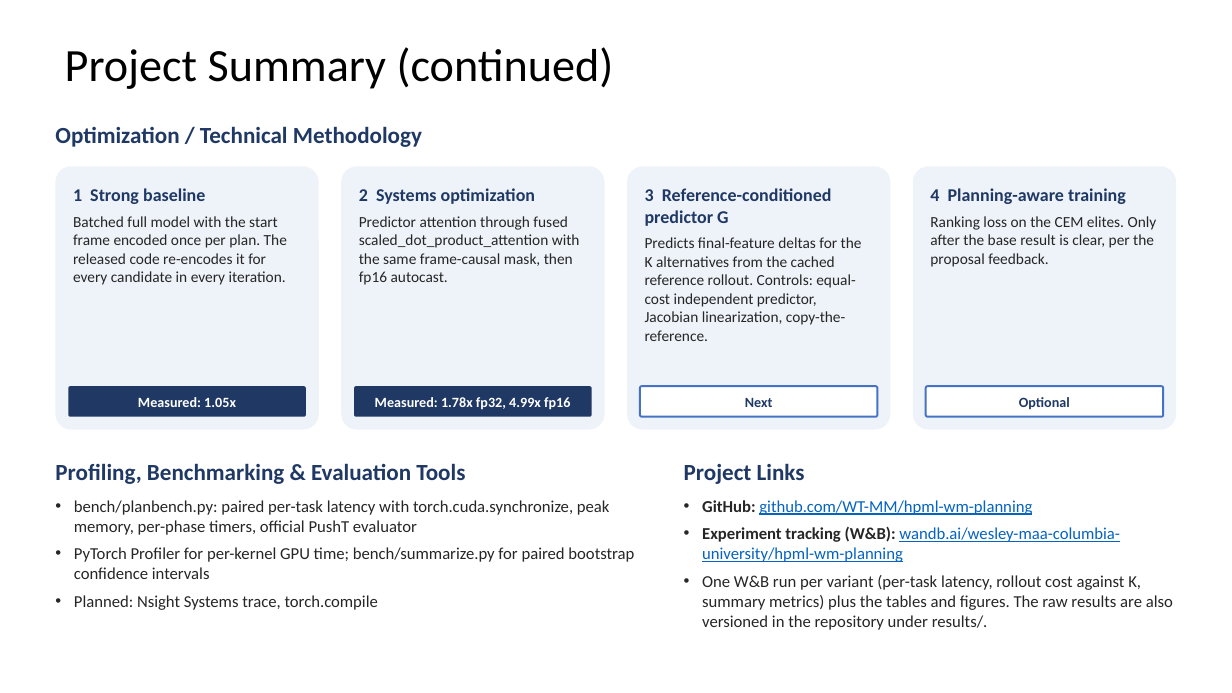
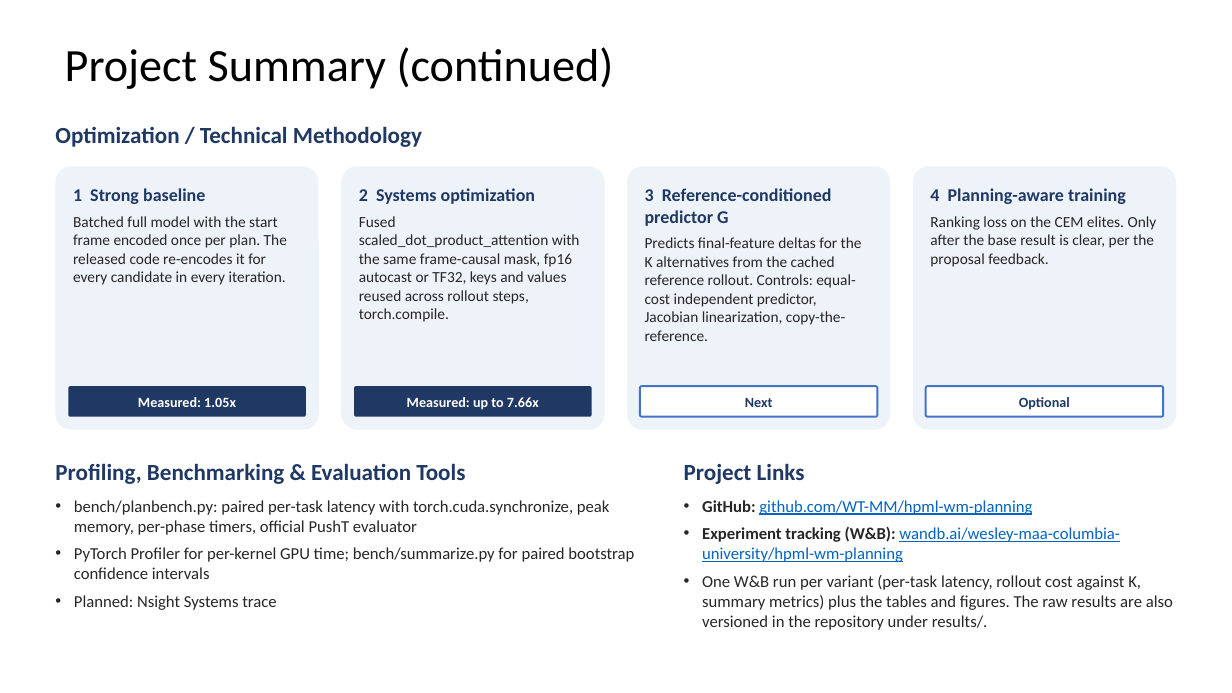
Before and after one commit to WT-MM/hpml-wm-planning, a slide deck: slide 3 of docs/HPML_Midpoint_Report_Team28.pptx. Drawn at 1232x693 pixels with LibreOffice and Linux fonts; fonts in the diff are those of the drawing. Boxes give left, top, right and bottom in pixels: in the first picture for what was removed or moved away, otherwise in the second. Text is boxed around its words. In the diff, an @@ line names an element or a change of style, - is before the commit and + after.

```diff
--- a/docs/HPML_Midpoint_Report_Team28.pptx
+++ b/docs/HPML_Midpoint_Report_Team28.pptx
@@ text in rounded rectangle at [359, 216, 580, 322]: text changed @@
-Predictor attention through fused scaled_dot_product_attention with the same frame-causal mask, then fp16 autocast.
+Fused scaled_dot_product_attention with the same frame-causal mask, fp16 autocast or TF32, keys and values reused across rollout steps, torch.compile.
@@ text in rounded rectangle at [407, 397, 539, 410]: text changed @@
-Measured: 1.78x fp32, 4.99x fp16
+Measured: up to 7.66x
@@ text at [74, 595, 276, 610]: text changed @@
-• Planned: Nsight Systems trace, torch.compile
+• Planned: Nsight Systems trace
```
Also in this commit, not shown: 6 other slides changed, 1 slide added, 42 other files.
